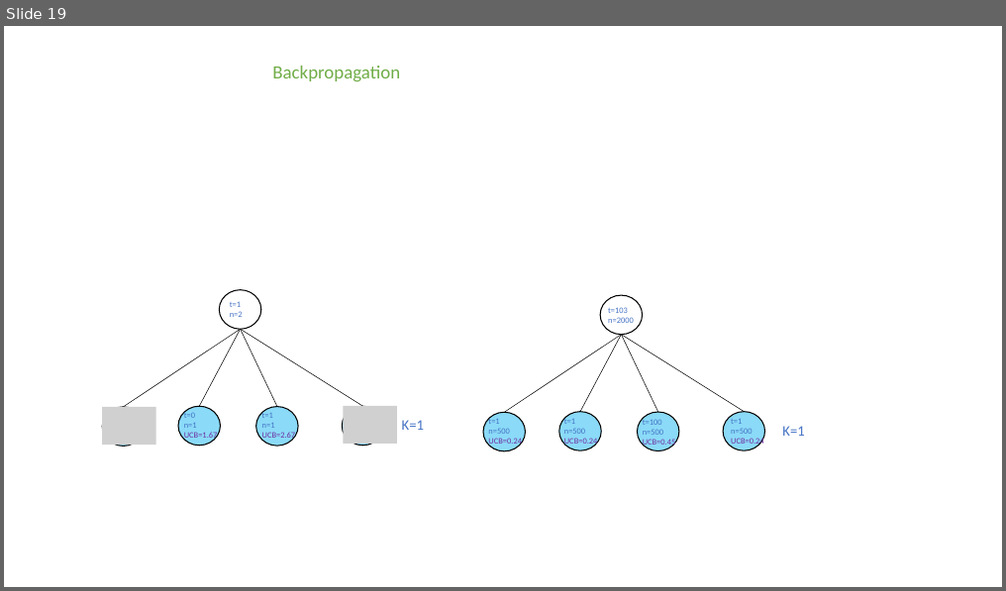
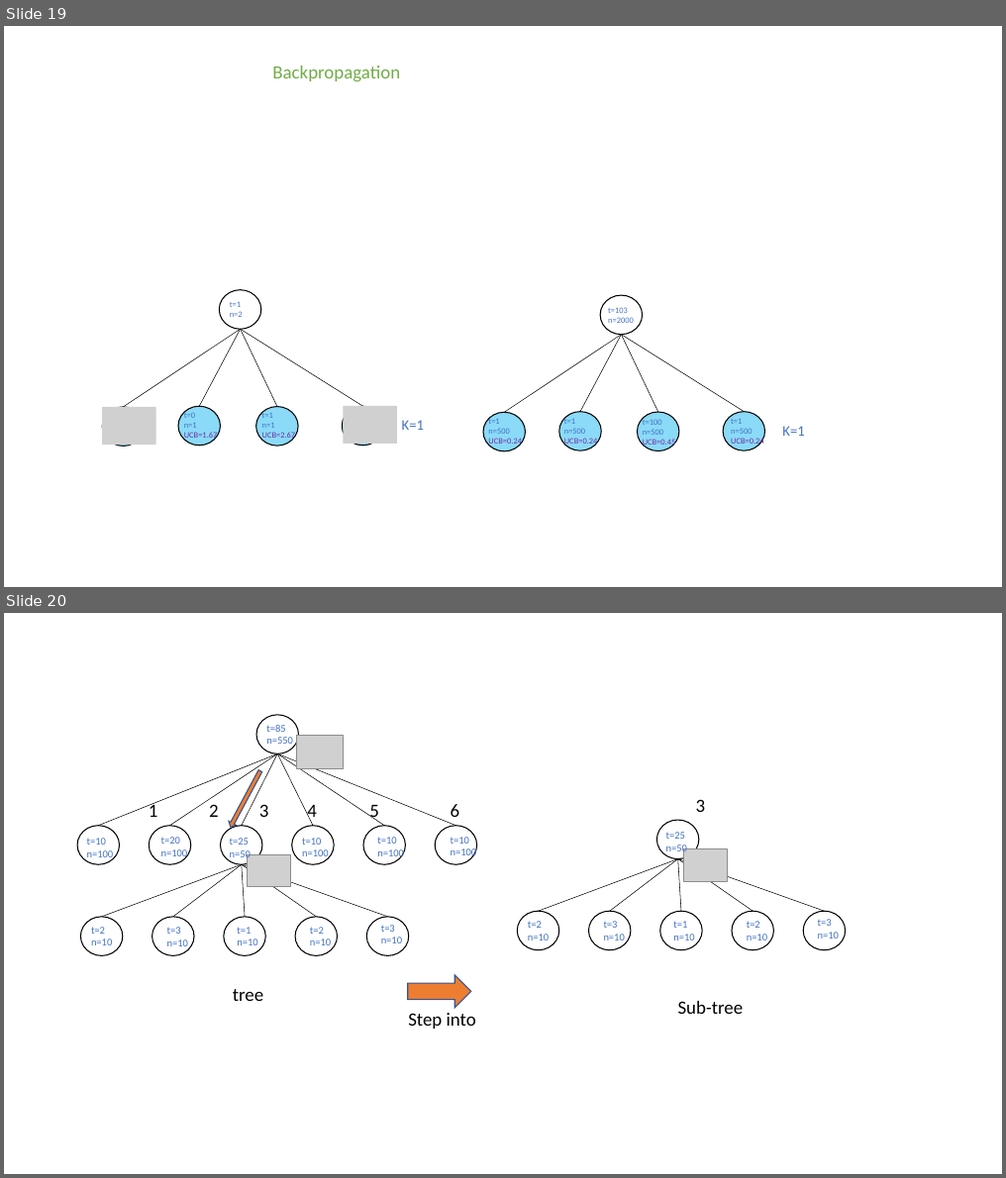
Before and after one commit to rojas70/MAEG-3080-project, a slide deck: ppt/MCTS.pptx. Shown one above the other, each under a label of ours: slide 19 before the commit, slides 19 and 20 after it. The pictures are 1006x591 and 1006x1178 pixels, drawn with LibreOffice and Linux fonts; fonts in the diff are those of the drawing; grey boxes stand for pictures. Boxes give left, top, right and bottom in pixels: in the first picture for what was removed or moved away, otherwise in the second. Text is boxed around its words. In the diff, an @@ line names an element or a change of style, - is before the commit and + after.

```diff
--- a/ppt/MCTS.pptx
+++ b/ppt/MCTS.pptx
@@ slide 20 added at [4, 613, 1002, 1174], background #FFFFFF @@
@@ group added at [77, 715, 477, 956]: 18 texts, 12 ellipses, 11 lines, 2 pictures @@
+1
+2
+3
+4
+5
+6
+t=10
+n=100
+t=20
+n=100
+t=25
+n=50
+t=10
+n=100
+t=10
+n=100
+t=10
+n=100
+t=2
+n=10
+t=3
+n=10
+t=1
+n=10
+t=2
+n=10
+t=3
+n=10
+t=85
+n=550
@@ right arrow added at [227, 769, 264, 829], fill #ED7D31, outline #325491 1 pt @@
@@ ellipse added at [656, 820, 699, 860], fill #FFFFFF, outline #000000 1 pt @@
@@ text added at [696, 799, 706, 812], 18 pt, text #000000 @@
+3
@@ text added at [666, 832, 687, 855], 10 pt, text #4472C4 @@
+t=25
+n=50
@@ picture added at [684, 850, 728, 881] @@
@@ line added from (539, 911) to (678, 860), #000000 0.5 pt @@
@@ line added from (610, 911) to (678, 860), #000000 0.5 pt @@
@@ line added from (681, 911) to (678, 860), #000000 0.5 pt @@
@@ line added from (752, 911) to (678, 860), #000000 0.5 pt @@
@@ line added from (825, 911) to (678, 860), #000000 0.5 pt @@
@@ ellipse added at [518, 911, 559, 950], fill #FFFFFF, outline #000000 1 pt @@
@@ text added at [528, 921, 548, 941], 10 pt, text #4472C4 @@
+t=2
+n=10
@@ ellipse added at [589, 911, 631, 950], fill #FFFFFF, outline #000000 1 pt @@
@@ text added at [604, 921, 625, 945], 10 pt, text #4472C4 @@
+t=3
+n=10
@@ ellipse added at [660, 911, 703, 950], fill #FFFFFF, outline #000000 1 pt @@
@@ text added at [673, 921, 694, 941], 10 pt, text #4472C4 @@
+t=1
+n=10
@@ ellipse added at [732, 911, 773, 950], fill #FFFFFF, outline #000000 1 pt @@
@@ text added at [746, 921, 767, 941], 10 pt, text #4472C4 @@
+t=2
+n=10
@@ ellipse added at [804, 911, 846, 950], fill #FFFFFF, outline #000000 1 pt @@
@@ text added at [818, 919, 839, 939], 10 pt, text #4472C4 @@
+t=3
+n=10
@@ text added at [233, 989, 263, 1001], 18 pt, text #000000 @@
+tree
@@ right arrow added at [408, 975, 471, 1008], fill #ED7D31, outline #325491 1 pt @@
@@ text added at [408, 1013, 476, 1029], 18 pt, text #000000 @@
+Step into
@@ text added at [678, 1001, 744, 1014], 18 pt, text #000000 @@
+Sub-tree
```
Also in this commit, not shown: 9 other files.
